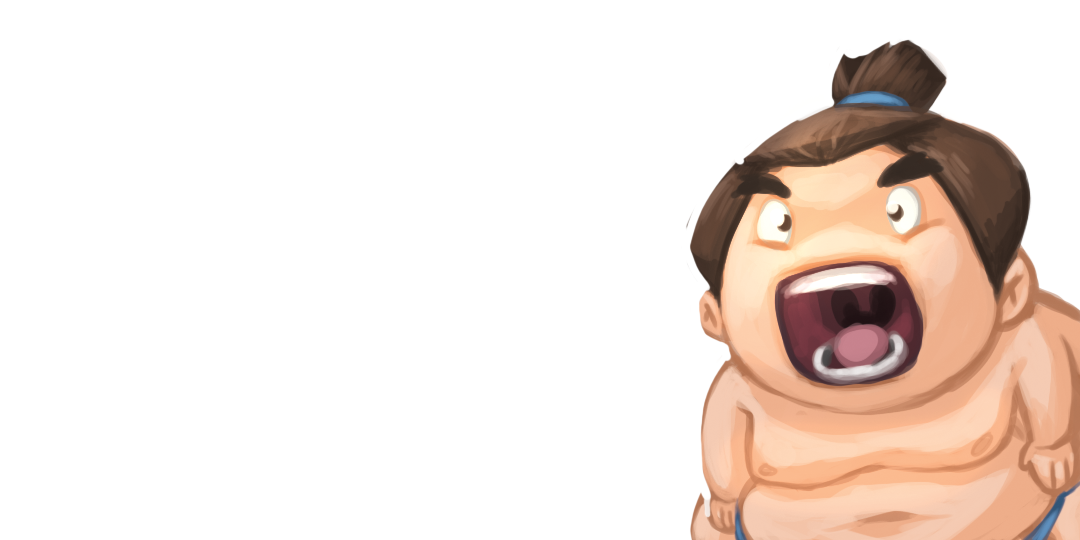
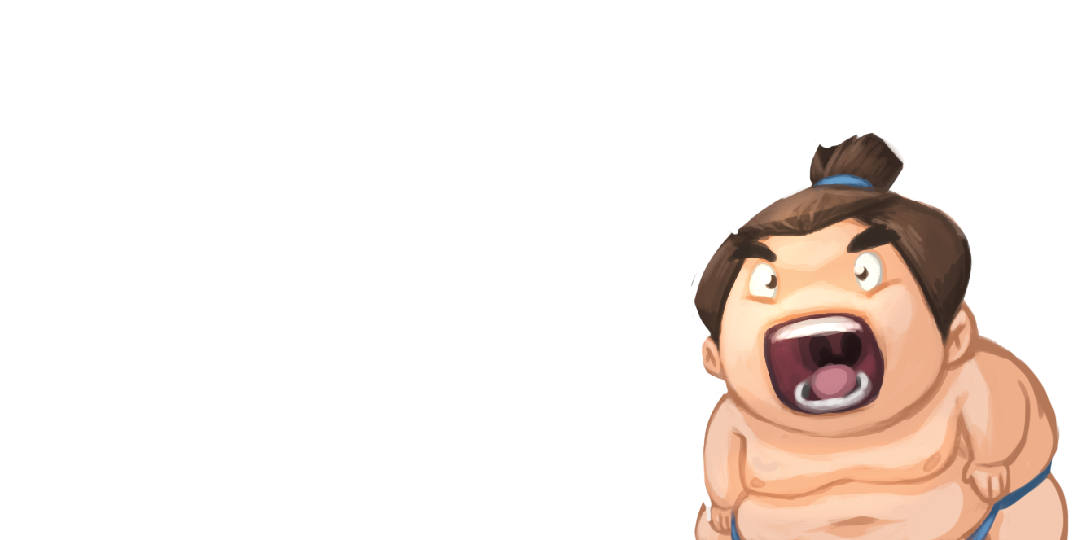
Layer changes from the first 1080 × 540 image to the second:
painted on "Layer 3" over [685, 39, 936, 540]
painted on "Layer 19 copy" over [685, 39, 1080, 540]
